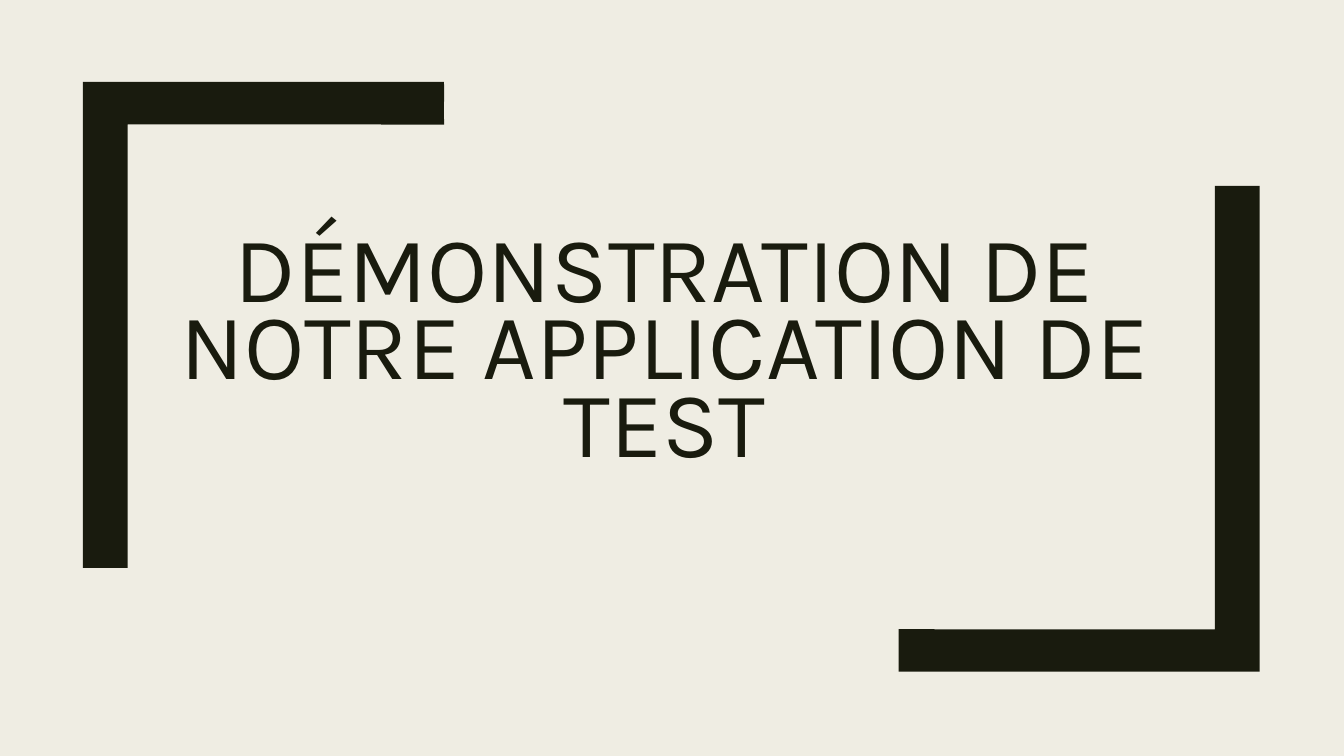
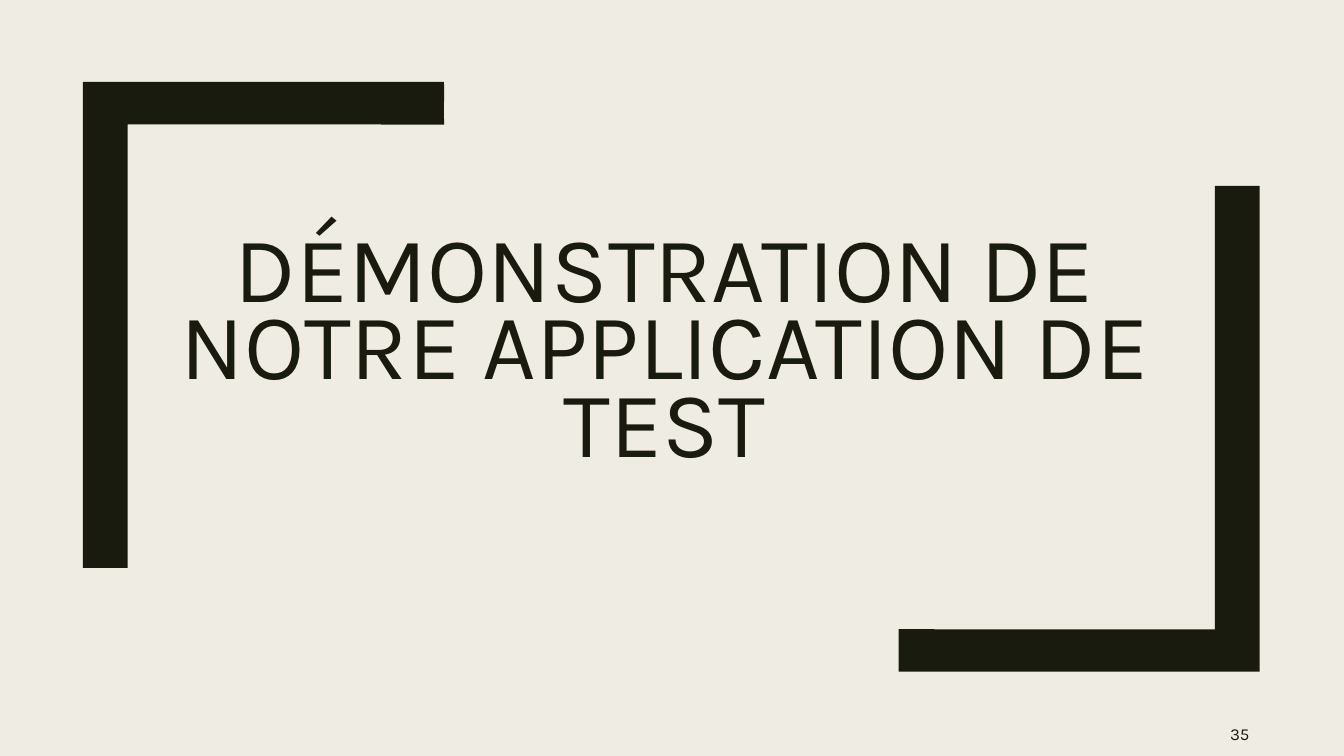
Before and after one commit to natane07/PA-MachineLearning-3ESGI, a slide deck: slide 35 of Project/Docs/Slides/PPT_PA.pptx. Drawn at 1344x756 pixels with LibreOffice and Linux fonts; fonts in the diff are those of the drawing. Boxes give left, top, right and bottom in pixels: in the first picture for what was removed or moved away, otherwise in the second. Text is boxed around its words. In the diff, an @@ line names an element or a change of style, - is before the commit and + after.

```diff
--- a/Project/Docs/Slides/PPT_PA.pptx
+++ b/Project/Docs/Slides/PPT_PA.pptx
@@ page number added at <box>1230,729,1249,740</box>, 12 pt, text #191B0E @@
+35
```
Also in this commit, not shown: 41 other slides changed, 1 other file.
